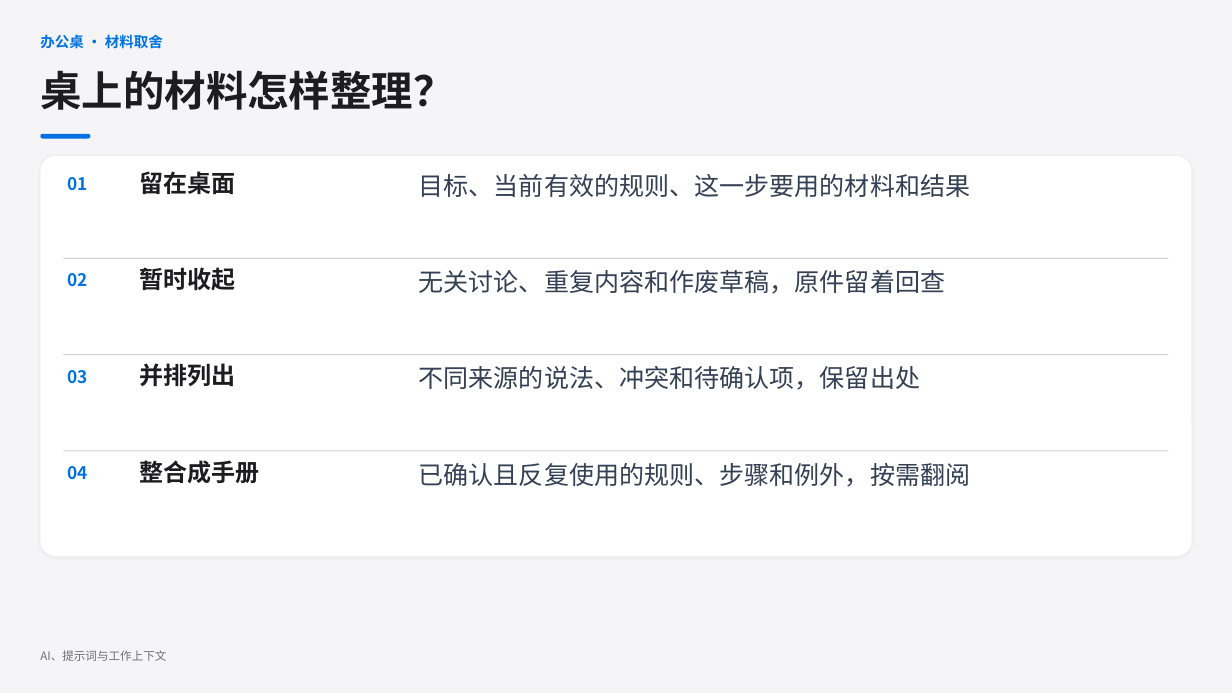
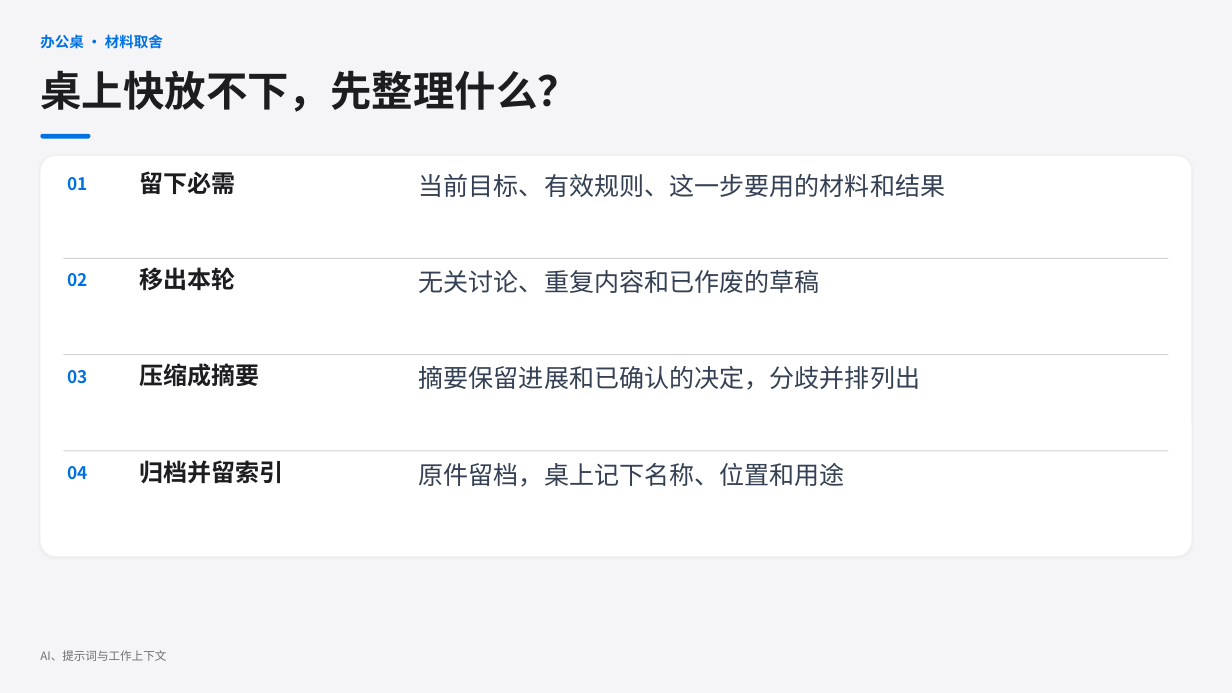
Before and after one commit to jihtsan/https-github.com-jihtsan-cz-night-learn-20261111, a slide deck: slide 6 of learn-02/第二课第一部分 - AI 如何接收和完成任务.pptx. Drawn at 1232x693 pixels with LibreOffice and Linux fonts; fonts in the diff are those of the drawing. Boxes give left, top, right and bottom in pixels: in the first picture for what was removed or moved away, otherwise in the second. Text is boxed around its words. In the diff, an @@ line names an element or a change of style, - is before the commit and + after.

Commit message:
讲清 AI 的桌面、索引与材料整理 (#21)

```diff
--- a/learn-02/第二课第一部分 - AI 如何接收和完成任务.pptx
+++ b/learn-02/第二课第一部分 - AI 如何接收和完成任务.pptx
@@ text at bbox=[40, 70, 579, 112]: text changed @@
-桌上的材料怎样整理？
+桌上快放不下，先整理什么？
@@ text at bbox=[140, 171, 236, 194]: text changed @@
-留在桌面
+留下必需
@@ text at bbox=[419, 174, 946, 197]: text changed @@
-目标、当前有效的规则、这一步要用的材料和结果
+当前目标、有效规则、这一步要用的材料和结果
@@ text at bbox=[140, 267, 236, 290]: text changed @@
-暂时收起
+移出本轮
@@ text at bbox=[419, 270, 820, 293]: text changed @@
-无关讨论、重复内容和作废草稿，原件留着回查
+无关讨论、重复内容和已作废的草稿
@@ text at bbox=[140, 363, 260, 386]: text changed @@
-并排列出
+压缩成摘要
@@ text at bbox=[419, 366, 920, 390]: text changed @@
-不同来源的说法、冲突和待确认项，保留出处
+摘要保留进展和已确认的决定，分歧并排列出
@@ text at bbox=[140, 460, 284, 483]: text changed @@
-整合成手册
+归档并留索引
@@ text at bbox=[419, 463, 845, 487]: text changed @@
-已确认且反复使用的规则、步骤和例外，按需翻阅
+原件留档，桌上记下名称、位置和用途
```
Also in this commit, not shown: 5 other slides changed.
